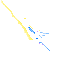
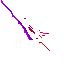
Layers edited between the first and the second (64, 64) image:
painted on "Calque copié" over [1, 0, 50, 51]
